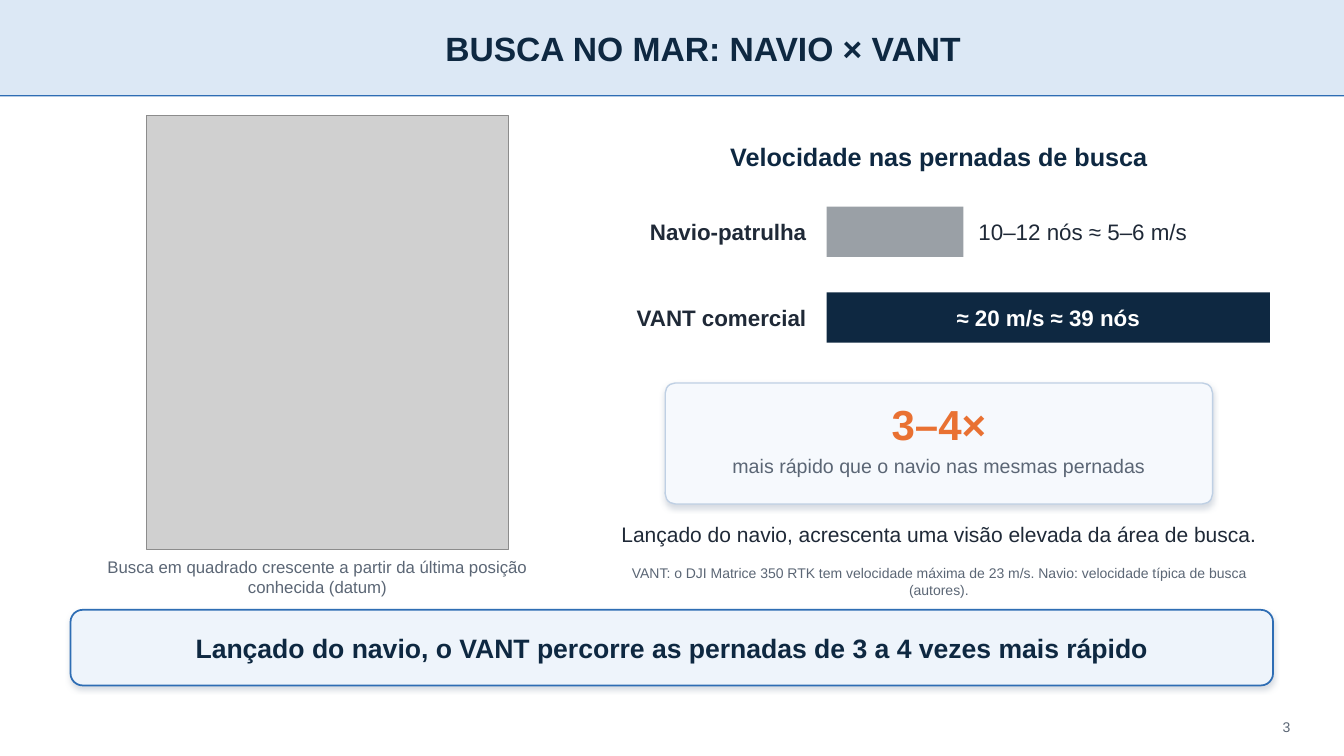
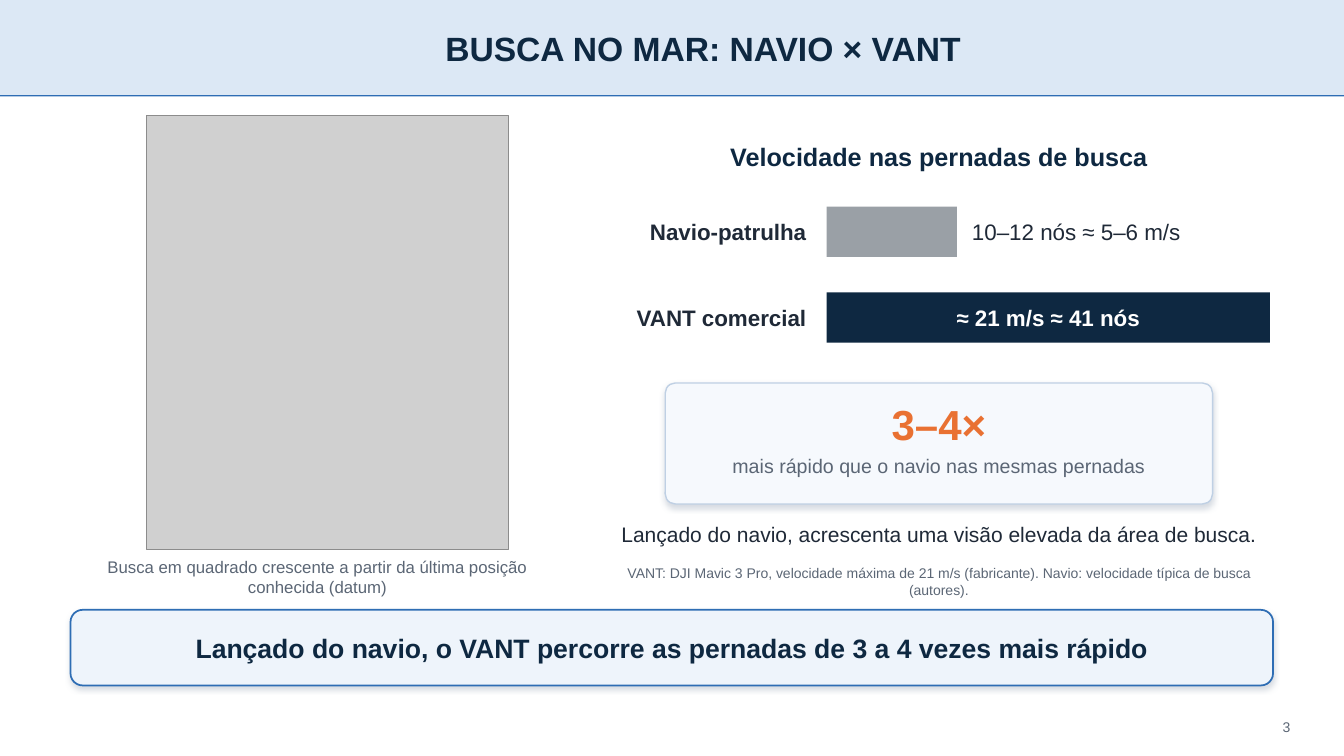
Before and after one commit to IghorRibeiro/WVCPresentation, a slide deck: slide 3 of slides/WVC2026_slides.pptx. Drawn at 1344x756 pixels with LibreOffice and Linux fonts; fonts in the diff are those of the drawing; grey boxes stand for pictures; background and template pictures are left out. Boxes give left, top, right and bottom in pixels: in the first picture for what was removed or moved away, otherwise in the second. Text is boxed around its words. In the diff, an @@ line names an element or a change of style, - is before the commit and + after.

```diff
--- a/slides/WVC2026_slides.pptx
+++ b/slides/WVC2026_slides.pptx
@@ rectangle: place and size @@
-rectangle at <box>827,207,964,257</box>
+rectangle at <box>827,207,957,257</box>
@@ text "10–12 nós ≈ 5–6 m/s": place and size @@
-text "10–12 nós ≈ 5–6 m/s" at <box>978,223,1187,241</box>
+text "10–12 nós ≈ 5–6 m/s" at <box>972,223,1180,241</box>
@@ text at <box>975,309,1140,327</box>: text changed @@
-≈ 20 m/s ≈ 39 nós
+≈ 21 m/s ≈ 41 nós
@@ text at <box>627,567,1250,598</box>: text changed @@
-VANT: o DJI Matrice 350 RTK tem velocidade máxima de 23 m/s. Navio: velocidade típica de busca (autores).
+VANT: DJI Mavic 3 Pro, velocidade máxima de 21 m/s (fabricante). Navio: velocidade típica de busca (autores).
```
Also in this commit, not shown: 1 other slide changed, 9 other files.
